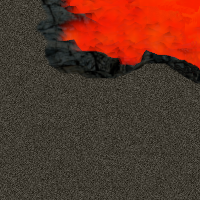
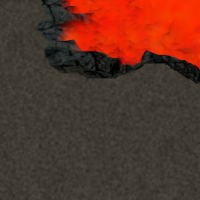
Before/after of a 200x200 layered artwork. What changed in the layer stack:
painted on "Pasted Layer" over [150, 0, 200, 43]
painted on "New Layer" over [0, 0, 200, 200]
